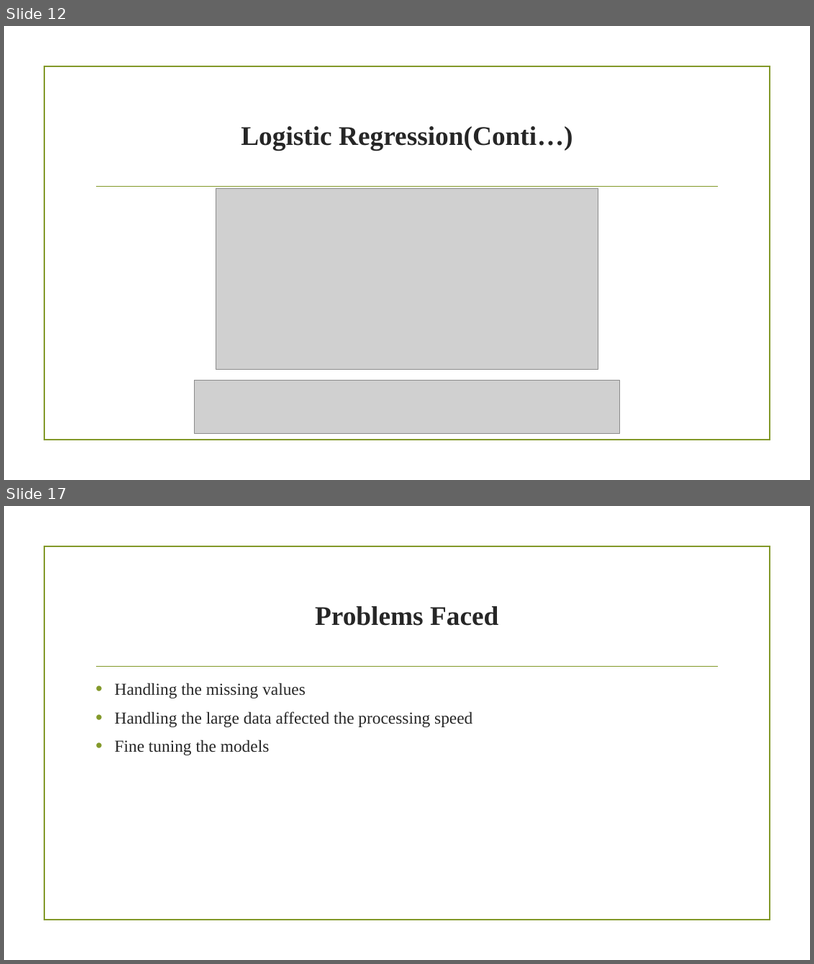
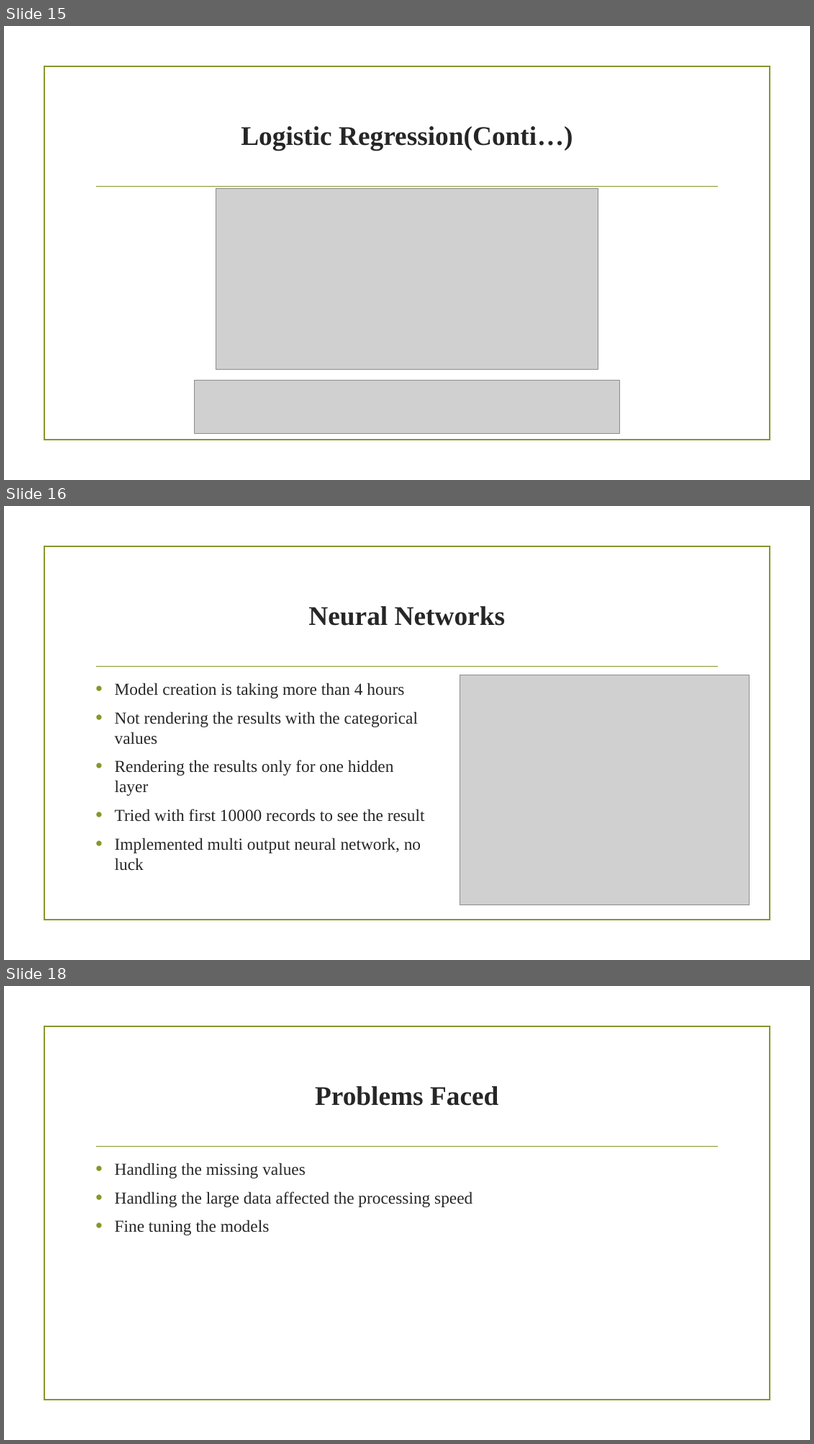
Before and after one commit to mbandam/CS513-KDD, a slide deck: Risk Classification for Prudential.pptx. Shown one above the other, each under a label of ours: slides 12 and 17 before the commit, slides 15, 16 and 18 after it; the slides between them are not shown. The pictures are 814x964 and 814x1444 pixels, drawn with LibreOffice and Linux fonts; fonts in the diff are those of the drawing; grey boxes stand for pictures; background and template pictures are left out. Boxes give left, top, right and bottom in pixels: in the first picture for what was removed or moved away, otherwise in the second. Text is boxed around its words. In the diff, an @@ line names an element or a change of style, - is before the commit and + after.

```diff
--- a/Risk Classification for Prudential.pptx
+++ b/Risk Classification for Prudential.pptx
@@ slide 16 added at [4, 506, 810, 960], background picture (left out); not listed: 2 template elements that a slide beside it also shows @@
@@ title added at [309, 606, 505, 626], 32 pt, text #262626, bold @@
+Neural Networks
@@ picture added at [460, 675, 750, 906] @@
@@ text added at [115, 682, 425, 870], 20 pt, text #262626 @@
+• Model creation is taking more than 4 hours
+• Not rendering the results with the categorical values
+• Rendering the results only for one hidden layer
+• Tried with first 10000 records to see the result
+• Implemented multi output neural network, no luck
@@ what was slide 12 is now slide 15 @@
@@ what was slide 17 is now slide 18 @@
```
Also in this commit, not shown: 1 slide changed, 1 other slide added, 1 slide removed.
